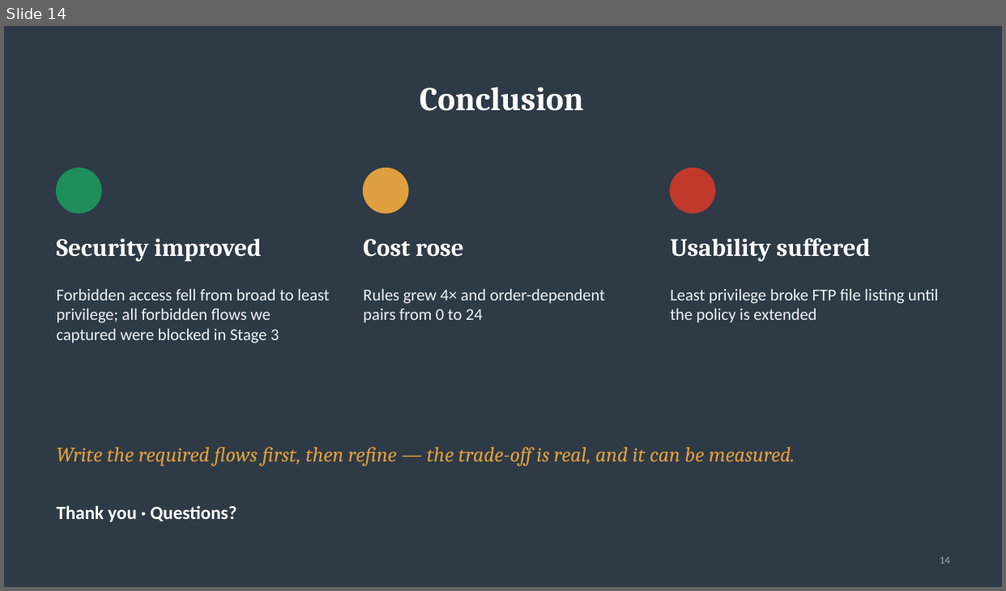
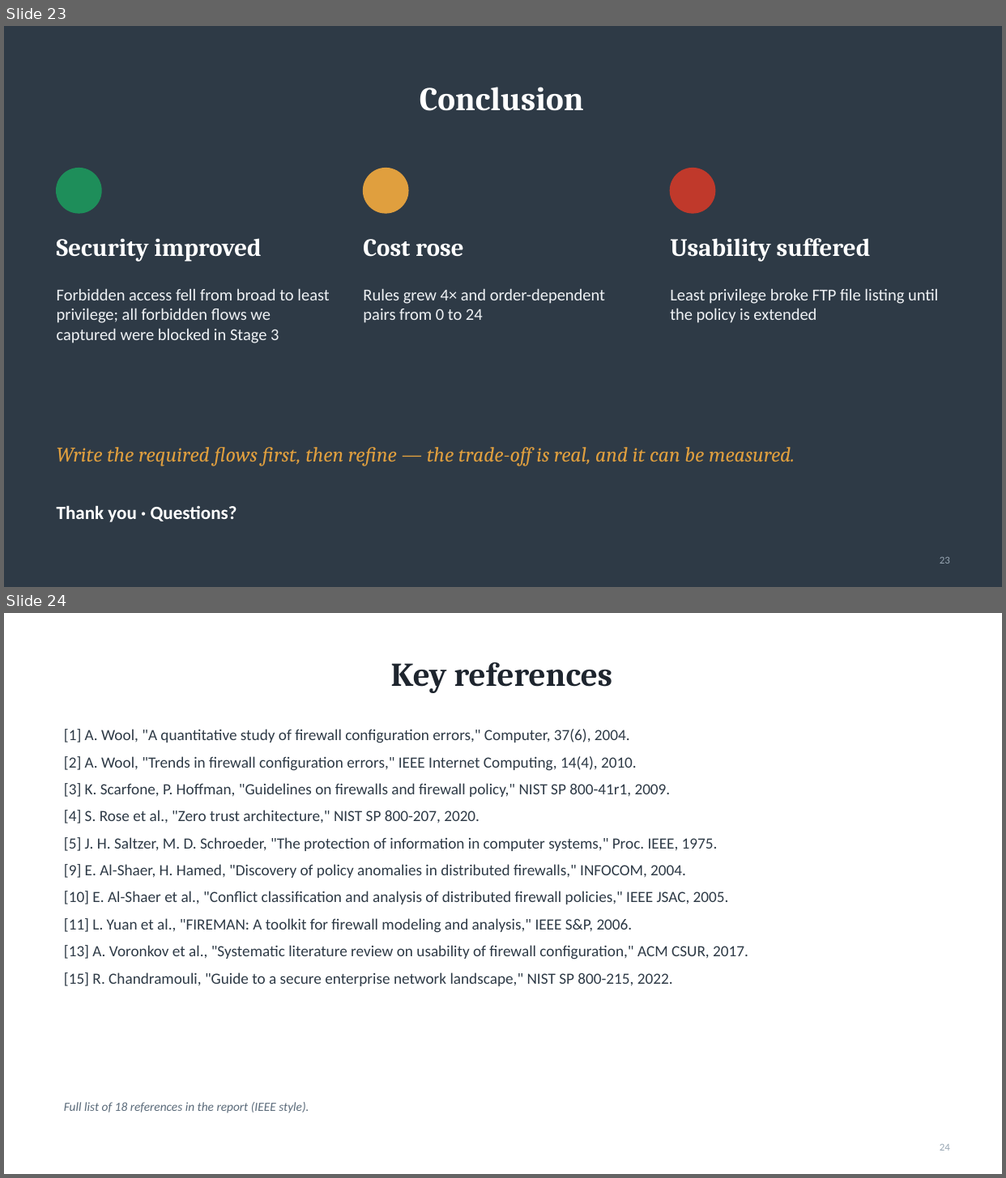
Before and after one commit to darshanpvt007-afk/firewall-policy-complexity-case-study, a slide deck: report/case-study-presentation.pptx. Shown one above the other, each under a label of ours: slide 14 before the commit, slides 23 and 24 after it. The pictures are 1006x591 and 1006x1178 pixels, drawn with LibreOffice and Linux fonts; fonts in the diff are those of the drawing. Boxes give left, top, right and bottom in pixels: in the first picture for what was removed or moved away, otherwise in the second. Text is boxed around its words. In the diff, an @@ line names an element or a change of style, - is before the commit and + after.

```diff
--- a/report/case-study-presentation.pptx
+++ b/report/case-study-presentation.pptx
@@ slide 24 added at <box>4,613,1002,1174</box>, background #FFFFFF @@
@@ title added at <box>391,662,612,693</box>, 32 pt, text #1E252E, bold @@
+Key references
@@ text added at <box>64,729,748,986</box>, 15 pt, text #2E3A46 @@
+[1] A. Wool, "A quantitative study of firewall configuration errors," Computer, 37(6), 2004.
+[2] A. Wool, "Trends in firewall configuration errors," IEEE Internet Computing, 14(4), 2010.
+[3] K. Scarfone, P. Hoffman, "Guidelines on firewalls and firewall policy," NIST SP 800-41r1, 2009.
+[4] S. Rose et al., "Zero trust architecture," NIST SP 800-207, 2020.
+[5] J. H. Saltzer, M. D. Schroeder, "The protection of information in computer systems," Proc. IEEE, 1975.
+[9] E. Al-Shaer, H. Hamed, "Discovery of policy anomalies in distributed firewalls," INFOCOM, 2004.
+[10] E. Al-Shaer et al., "Conflict classification and analysis of distributed firewall policies," IEEE JSAC, 2005.
+[11] L. Yuan et al., "FIREMAN: A toolkit for firewall modeling and analysis," IEEE S&P, 2006.
+[13] A. Voronkov et al., "Systematic literature review on usability of firewall configuration," ACM CSUR, 2017.
+[15] R. Chandramouli, "Guide to a secure enterprise network landscape," NIST SP 800-215, 2022.
@@ text added at <box>64,1102,309,1114</box>, 12 pt, text #5B6B7A, italic @@
+Full list of 18 references in the report (IEEE style).
@@ page number added at <box>940,1144,950,1151</box>, 10 pt, text #98A6B3 @@
+24
@@ what was slide 14 is now slide 23 @@
@@ page number at <box>940,557,950,564</box>: text changed @@
-14
+23
```
Also in this commit, not shown: 1 slide changed, 9 other slides added, 2 other files.
